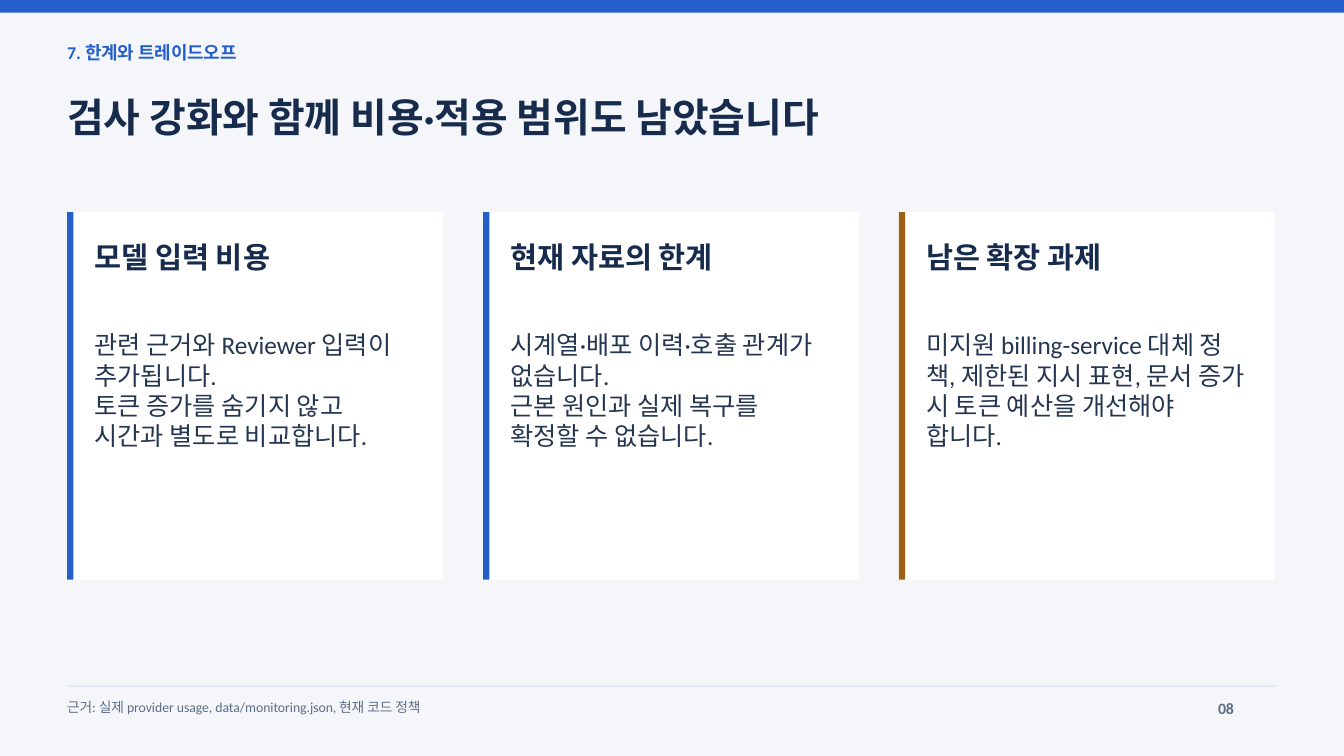
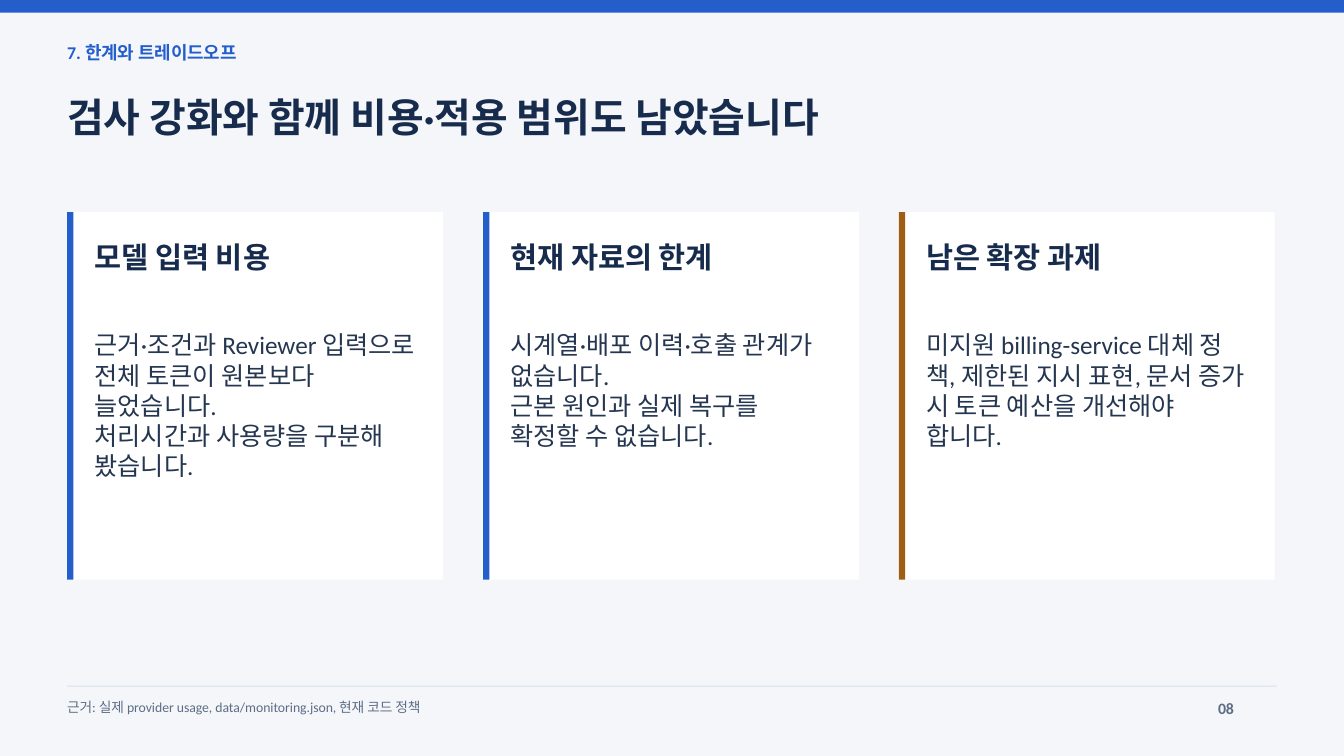
Before and after one commit to jeonginlee09-cpu/skala-ai-mini_project, a slide deck: slide 8 of output/AI_Agent_개선_최종발표.pptx. Drawn at 1344x756 pixels with LibreOffice and Linux fonts; fonts in the diff are those of the drawing. Boxes give left, top, right and bottom in pixels: in the first picture for what was removed or moved away, otherwise in the second. Text is boxed around its words. In the diff, an @@ line names an element or a change of style, - is before the commit and + after.

```diff
--- a/output/AI_Agent_개선_최종발표.pptx
+++ b/output/AI_Agent_개선_최종발표.pptx
@@ text at box(94, 333, 415, 477): text changed @@
-관련 근거와 Reviewer 입력이 추가됩니다.
-토큰 증가를 숨기지 않고 시간과 별도로 비교합니다.
+근거·조건과 Reviewer 입력으로
+전체 토큰이 원본보다 늘었습니다.
+처리시간과 사용량을 구분해 봤습니다.
```
Also in this commit, not shown: 8 other slides changed, 12 other files.
